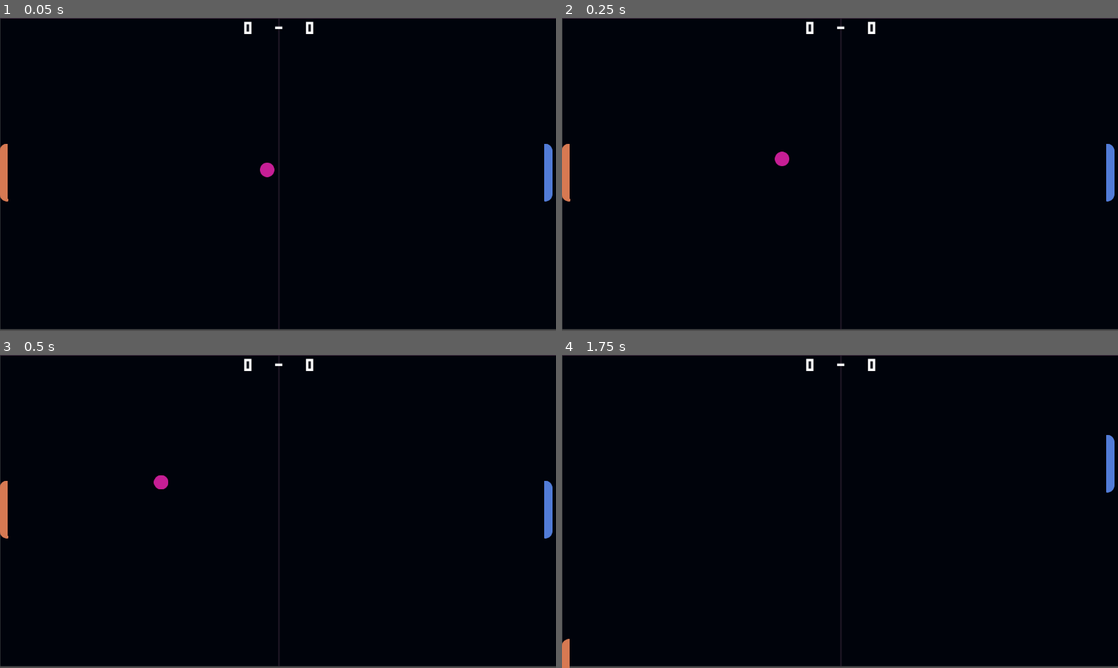
Above: before the commit, frames 1-4 (two rows, left to right).
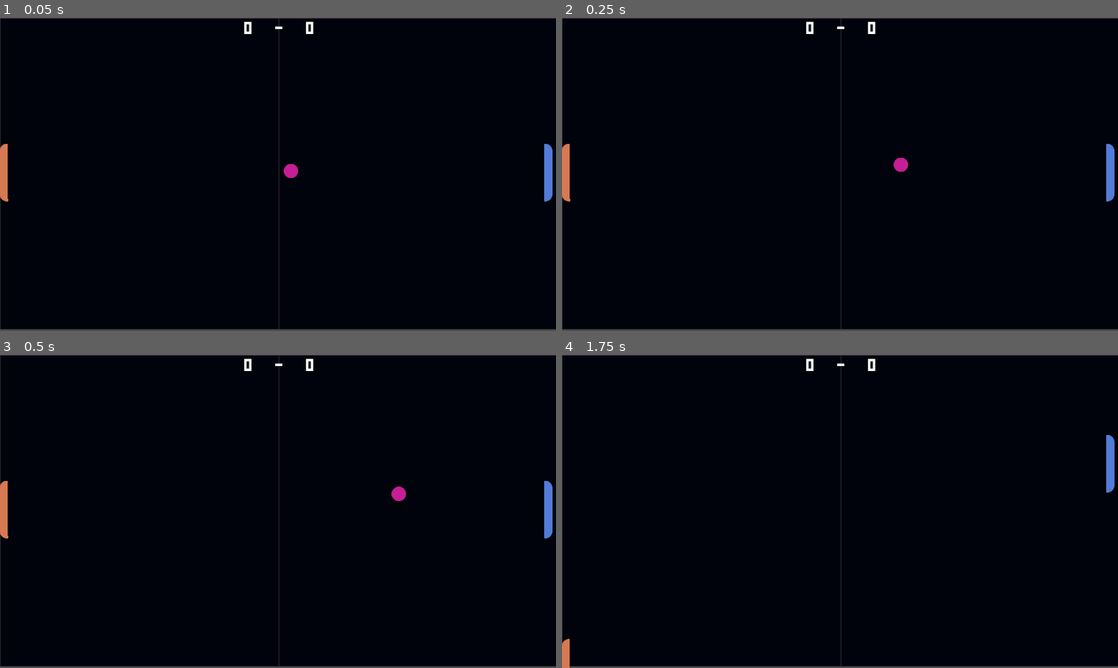
Above: after the commit, the same moments.

Repository: ds-bhatia/Pong-Remake
Game: Godot game, scene res://main.tscn
The game is run twice, just before and just after one commit, with the same random seed, the same clock (stepped at 60 frames per second) and the same inputs.
Inputs:
- Up to frame 1 (0.05 s): no input
- Up to frame 2 (0.25 s): no input
- Up to frame 3 (0.5 s): no input
- Up to frame 4 (1.75 s): hold Up (ui_up) 0.53-1.28 s; hold S (s) 0.53-1.28 s; hold Down (ui_down) from 1.28 s (still down); tap S (s) at 1.35 s

The runs differ from the first frame. In frame 1, 0.2% of the frame differs, in the area x 46-54%, y 46-52%; in frame 2, 0.2%; in frame 3, 0.2%, in the area x 27-73%, y 38-47%; in frame 4, nothing differs.

Commit message:
Updated ball's random direction generation

Diff:
--- a/ball.gd
+++ b/ball.gd
@@ -1,11 +1,13 @@
 extends RigidBody2D
 var speed = 500
 var velocity = Vector2.ZERO
+var angle
 
 # Called when the node enters the scene tree for the first time.
 func _ready() -> void:
-	velocity.x = randf_range(-1.0, 1.0)
-	velocity.y = randf_range(-1.0, 1.0)
+	angle = [randf_range(-PI/4, PI/4), randf_range(3*PI/4, 5*PI/4)].pick_random()
+	velocity.x = speed * cos(angle)
+	velocity.y = speed * sin(angle)
 	velocity = velocity.normalized()
 
 
